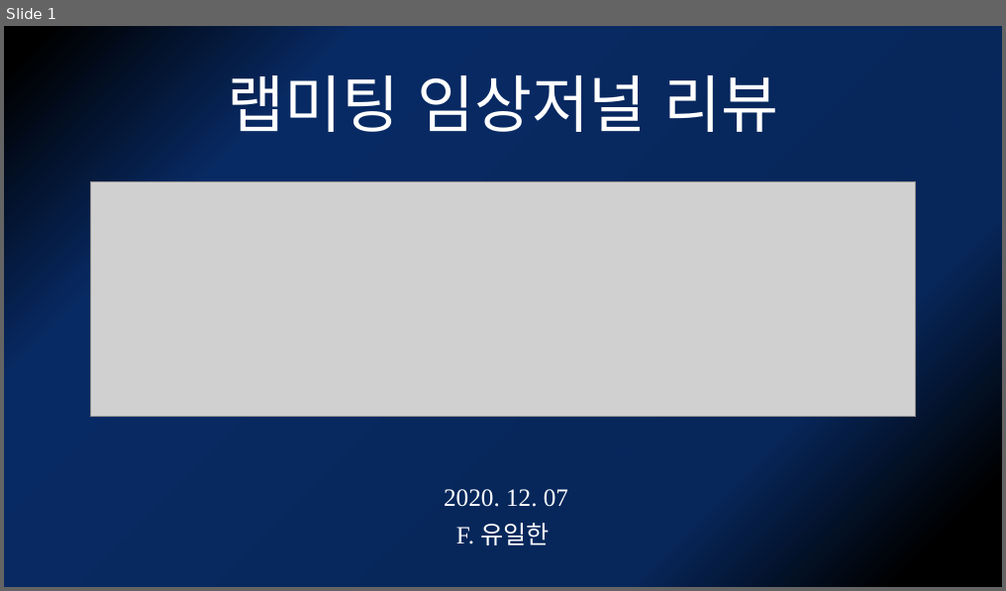
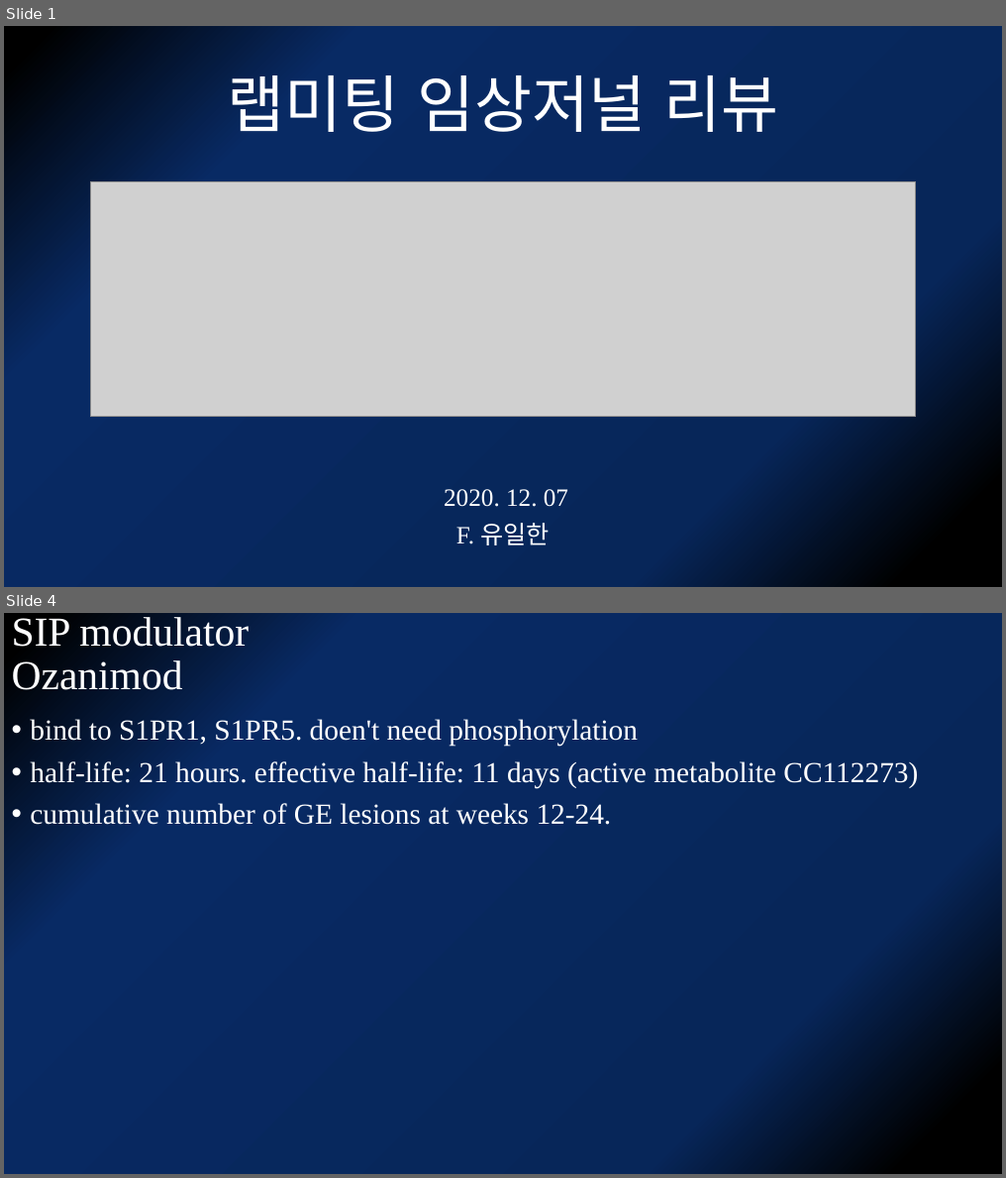
Before and after one commit to kjfdf/12.07_lab_meeting, a slide deck: 2020.12.07 유일한 임상저널리뷰.pptx. Shown one above the other, each under a label of ours: slide 1 before the commit, slides 1 and 4 after it; the slides between them are not shown. The pictures are 1006x591 and 1006x1178 pixels, drawn with LibreOffice and Linux fonts; fonts in the diff are those of the drawing; grey boxes stand for pictures. Boxes give left, top, right and bottom in pixels: in the first picture for what was removed or moved away, otherwise in the second. Text is boxed around its words. In the diff, an @@ line names an element or a change of style, - is before the commit and + after.

```diff
--- a/2020.12.07 유일한 임상저널리뷰.pptx
+++ b/2020.12.07 유일한 임상저널리뷰.pptx
@@ slide 4 added at [4,613,1002,1174], background gradient #000000 to #072659 to #082A64 @@
@@ title added at [12,613,249,690], 39.6 pt, text #FFFFFF @@
+SIP modulator
+Ozanimod
@@ text added at [30,719,918,825], 28 pt, text #FFFFFF @@
+• bind to S1PR1, S1PR5. doen't need phosphorylation
+• half-life: 21 hours. effective half-life: 11 days (active metabolite CC112273)
+• cumulative number of GE lesions at weeks 12-24.
```
Also in this commit, not shown: 9 other slides added, 6 slides removed.
